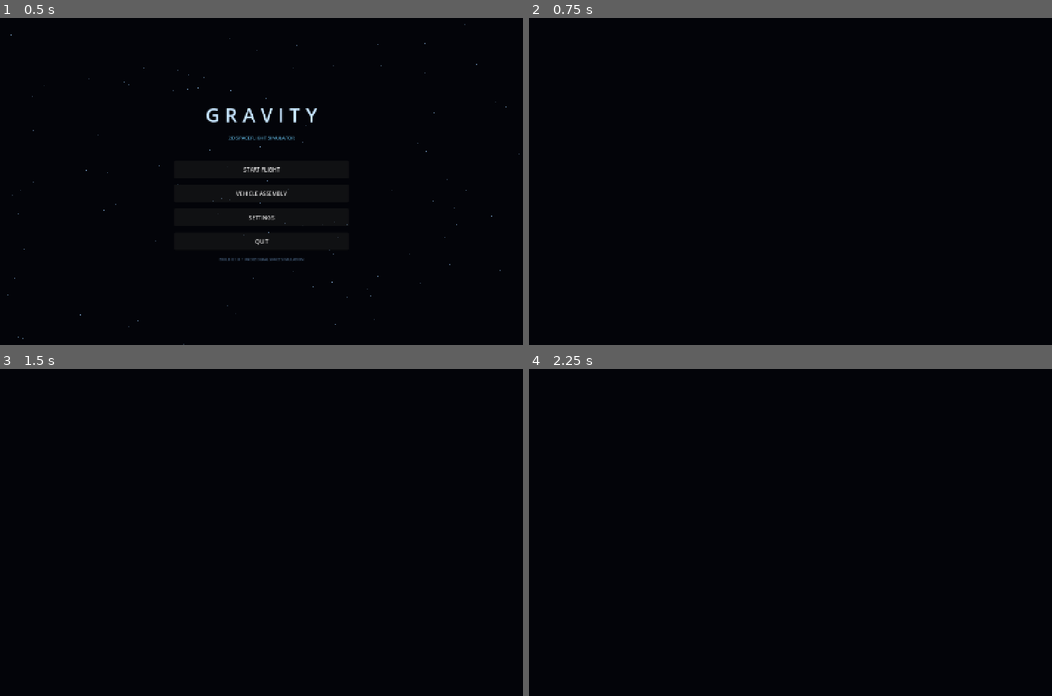
Above: before the commit, frames 1-4 (two rows, left to right).
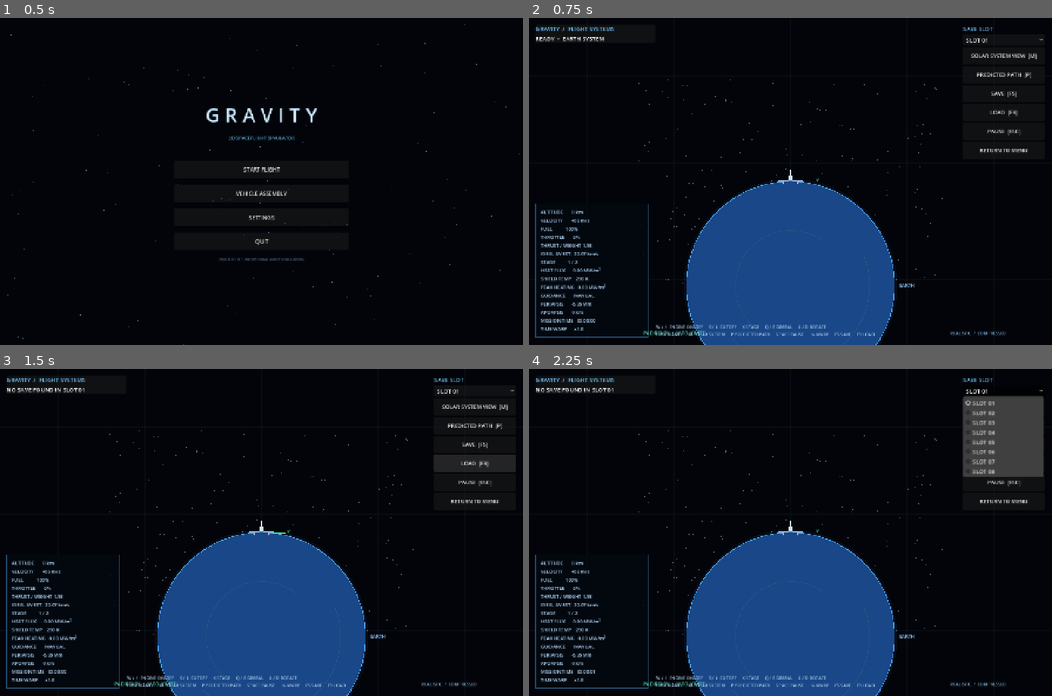
Above: after the commit, the same moments.

Repository: Blagos1195/Gravity-simulator
Game: Godot game, scene res://scenes/main.tscn
Same seed, same stepped clock (60 frames per second), same inputs: the game is played once before the commit and once after it.
Inputs (mouse positions are in pixels of both pictures, inside the frame that each line leads up to):
- Up to frame 1 (0.5 s): no input
- Up to frame 2 (0.75 s): click "START FLIGHT" at 0.5 s
- Up to frame 3 (1.5 s): click (475, 463) at 1.25 s, where only the run after the commit has a clickable "LOAD [F9]"
- Up to frame 4 (2.25 s): click (1004, 391) at 2 s, where only the run after the commit has a clickable "SLOT 01"

Frame 1 is identical in both runs. In frame 2, 20% of the frame differs, in the area x 1-99%, y 2-100%; in frame 3, 20%; in frame 4, 23%.
Error before the commit: Parse Error: Identifier "FIRST_STAGE_FUEL" not declared in the current scope. (res://scripts/simulation_view.gd:25)

Commit message:
Fix multi-stage simulation initialization and save loading

Diff:
--- a/Gravity/scripts/simulation_view.gd
+++ b/Gravity/scripts/simulation_view.gd
@@ -22,7 +22,7 @@
 var rocket_position := Vector2(0, -EARTH_RADIUS - 2.0)
 var velocity := Vector2(EARTH_RADIUS * EARTH_ROTATION_RATE, 0.0)
 var rotation_angle := 0.0
-var fuel := FIRST_STAGE_FUEL
+var fuel := 300000.0
 var stage_index := 0
 var discarded_stage_mass := 0.0
 var throttle := 0.0
@@ -540,7 +540,6 @@
 	rocket_position = Vector2(float(p[0]), float(p[1]))
 	velocity = Vector2(float(v[0]), float(v[1]))
 	rotation_angle = float(data.get("rotation_angle", 0.0))
-	stage_index = int(data.get("stage_index", 0))
 	fuel = float(data.get("fuel", _active_stage_data().get("fuel_capacity", 0.0)))
 	discarded_stage_mass = float(data.get("discarded_stage_mass", 0.0))
 	gimbal_angle = float(data.get("gimbal_angle", 0.0))
